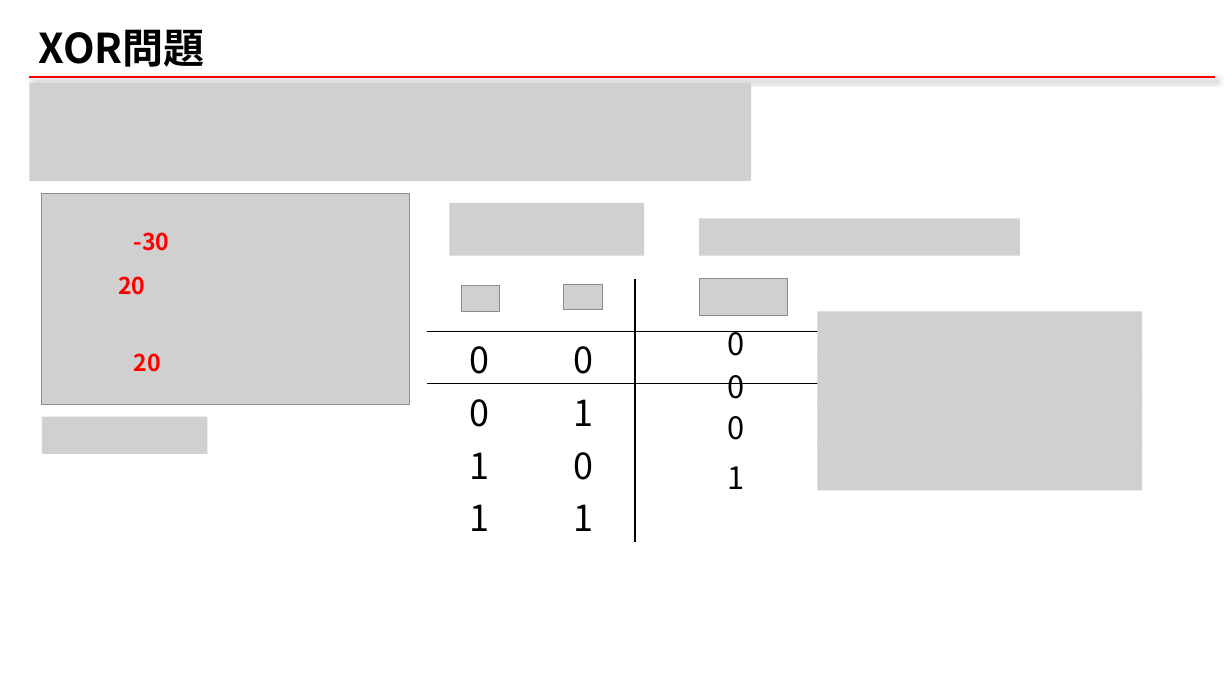
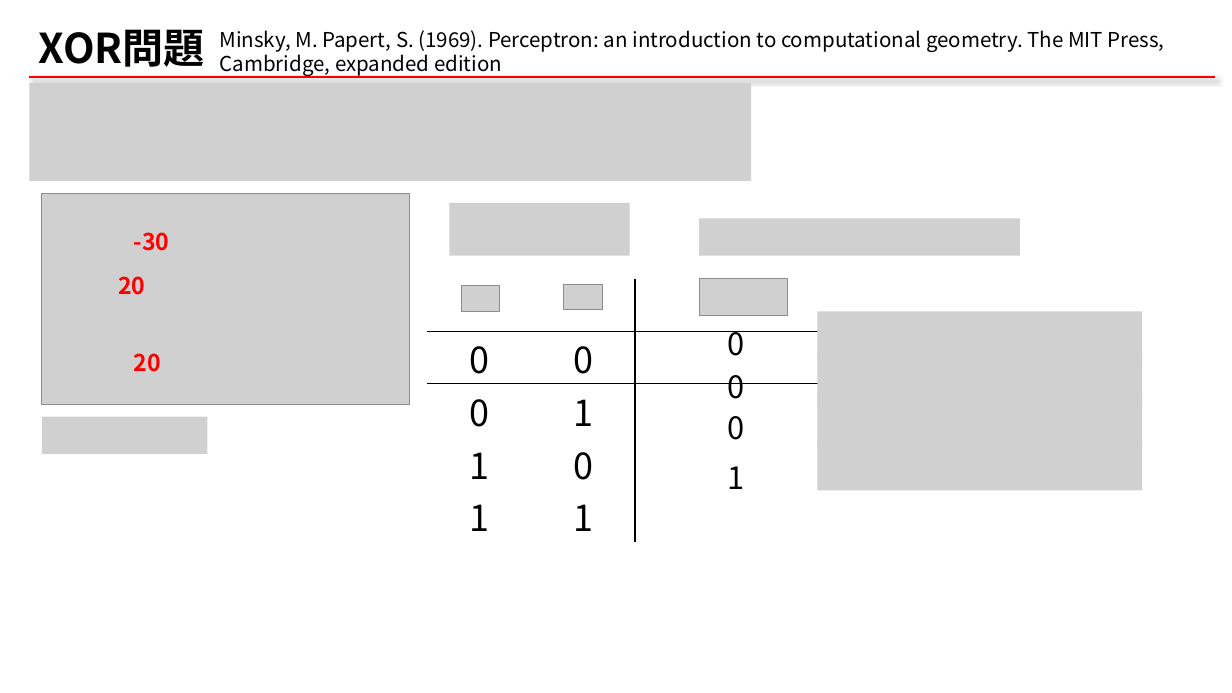
Before and after one commit to qqinxl2015/machine-learning-basic, a slide deck: slide 10 of _ML_01_NN.pptx (slide 7 before the commit). Drawn at 1232x693 pixels with LibreOffice and Linux fonts; fonts in the diff are those of the drawing; grey boxes stand for pictures. Boxes give left, top, right and bottom in pixels: in the first picture for what was removed or moved away, otherwise in the second. Text is boxed around its words. In the diff, an @@ line names an element or a change of style, - is before the commit and + after.

```diff
--- a/_ML_01_NN.pptx
+++ b/_ML_01_NN.pptx
@@ text added at [220,30,1165,77], 16 pt, text #000000 @@
+Minsky, M. Papert, S. (1969). Perceptron: an introduction to computational geometry. The MIT Press, Cambridge, expanded edition
@@ picture: place and size @@
-picture at [449,203,644,256]
+picture at [449,203,629,256]
```
Also in this commit, not shown: 14 other slides changed, 4 slides added, 1 slide removed, 1 other file.
